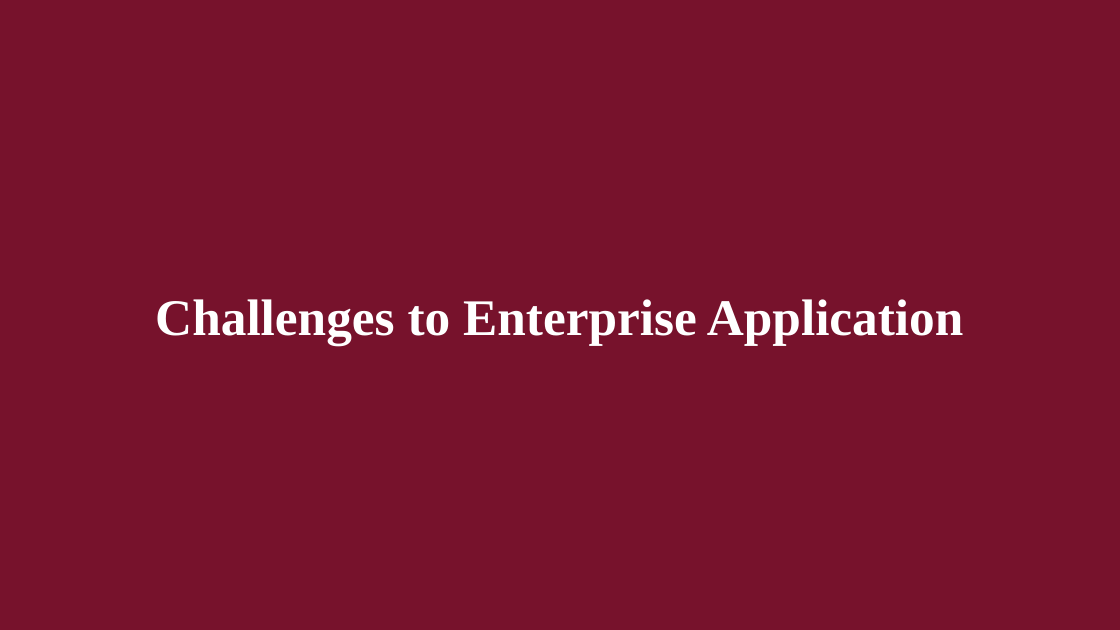
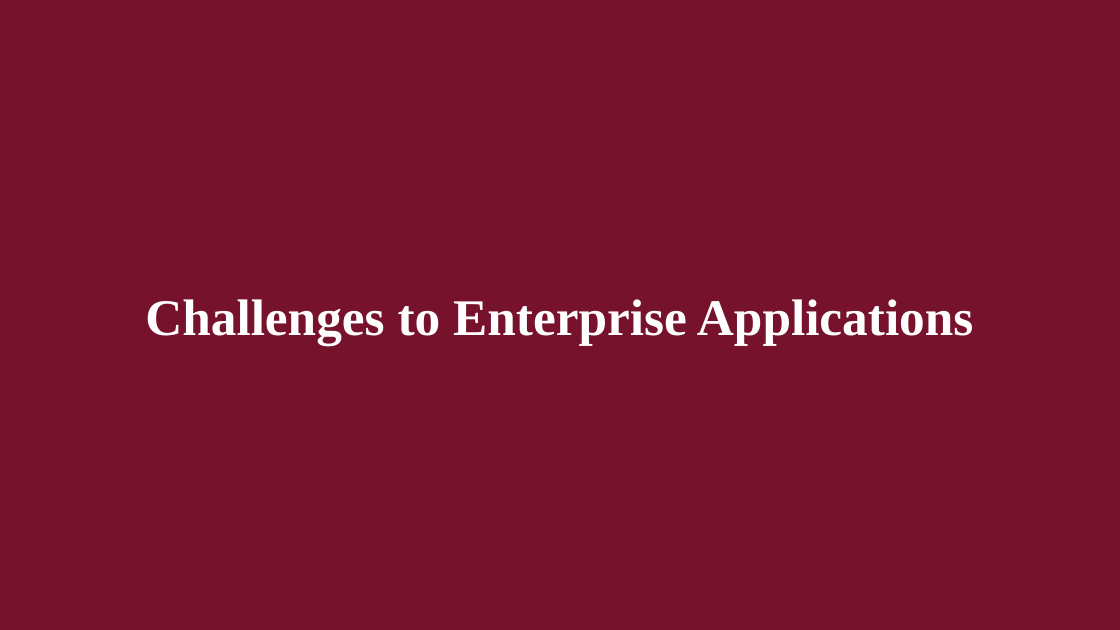
Before and after one commit to brianhwpark/brianhwpark.github.io, a slide deck: slide 38 of files/teaching-resources/concordiacollege-busn-315/busn-315-lecture-note/busn315-ch09.pptx. Drawn at 1120x630 pixels with LibreOffice and Linux fonts; fonts in the diff are those of the drawing. Boxes give left, top, right and bottom in pixels: in the first picture for what was removed or moved away, otherwise in the second. Text is boxed around its words. In the diff, an @@ line names an element or a change of style, - is before the commit and + after.

```diff
--- a/files/teaching-resources/concordiacollege-busn-315/busn-315-lecture-note/busn315-ch09.pptx
+++ b/files/teaching-resources/concordiacollege-busn-315/busn-315-lecture-note/busn315-ch09.pptx
@@ text at (145,299,974,345): text changed @@
-Challenges to Enterprise Application
+Challenges to Enterprise Applications
```
Also in this commit, not shown: 15 other files.
